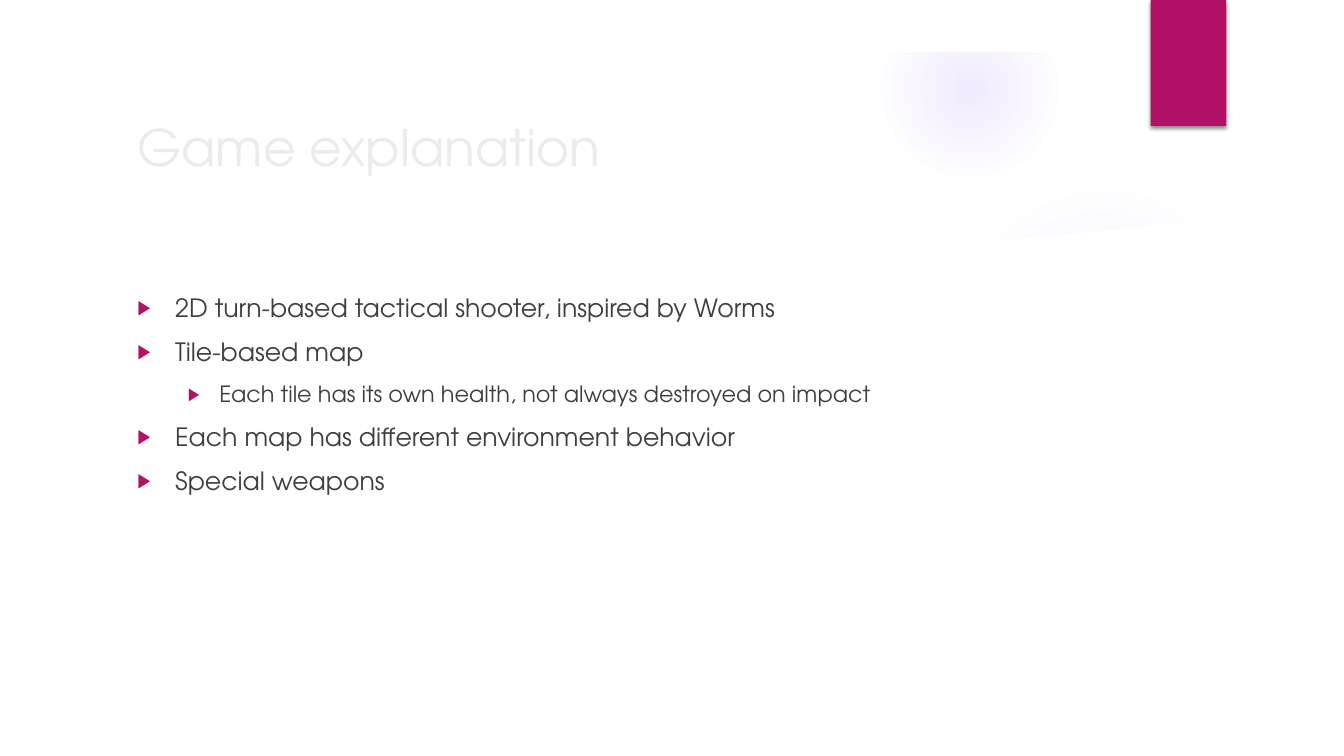
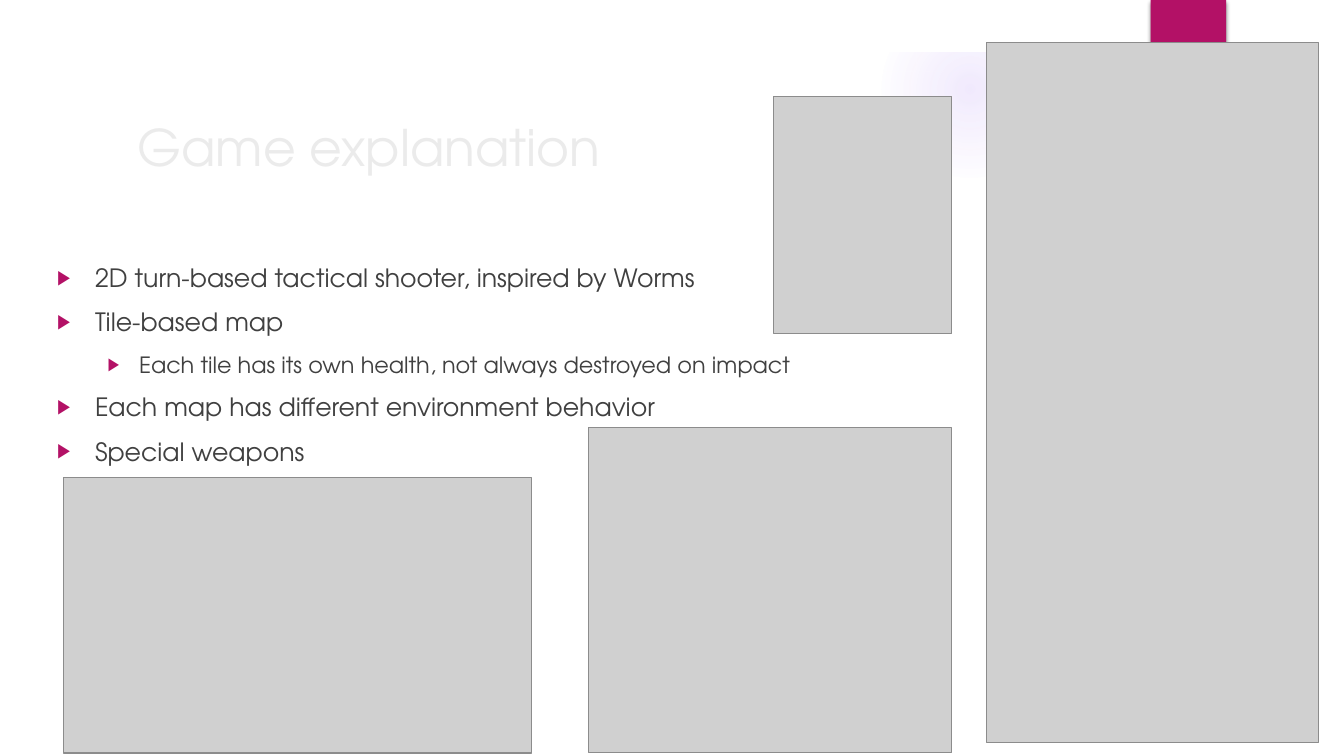
Before and after one commit to trevinofernando/2D-Tactical-Game, a slide deck: slide 2 of Game Proposal.pptx. Drawn at 1344x756 pixels with LibreOffice and Linux fonts; fonts in the diff are those of the drawing; grey boxes stand for pictures; background and template pictures are left out. Boxes give left, top, right and bottom in pixels: in the first picture for what was removed or moved away, otherwise in the second. Text is boxed around its words. In the diff, an @@ line names an element or a change of style, - is before the commit and + after.

```diff
--- a/Game Proposal.pptx
+++ b/Game Proposal.pptx
@@ picture added at (987,42,1319,743) @@
@@ picture added at (774,96,953,334) @@
@@ text "2D turn-based tactical shooter, inspired ...": place and size @@
-text "2D turn-based tactical shooter, inspired ..." at (175,298,870,495)
+text "2D turn-based tactical shooter, inspired ..." at (95,268,790,466)
@@ picture added at (589,427,952,753) @@
@@ picture added at (64,478,531,753) @@
```
Also in this commit, not shown: 7 other slides changed, 1 slide added, 1 slide removed.
